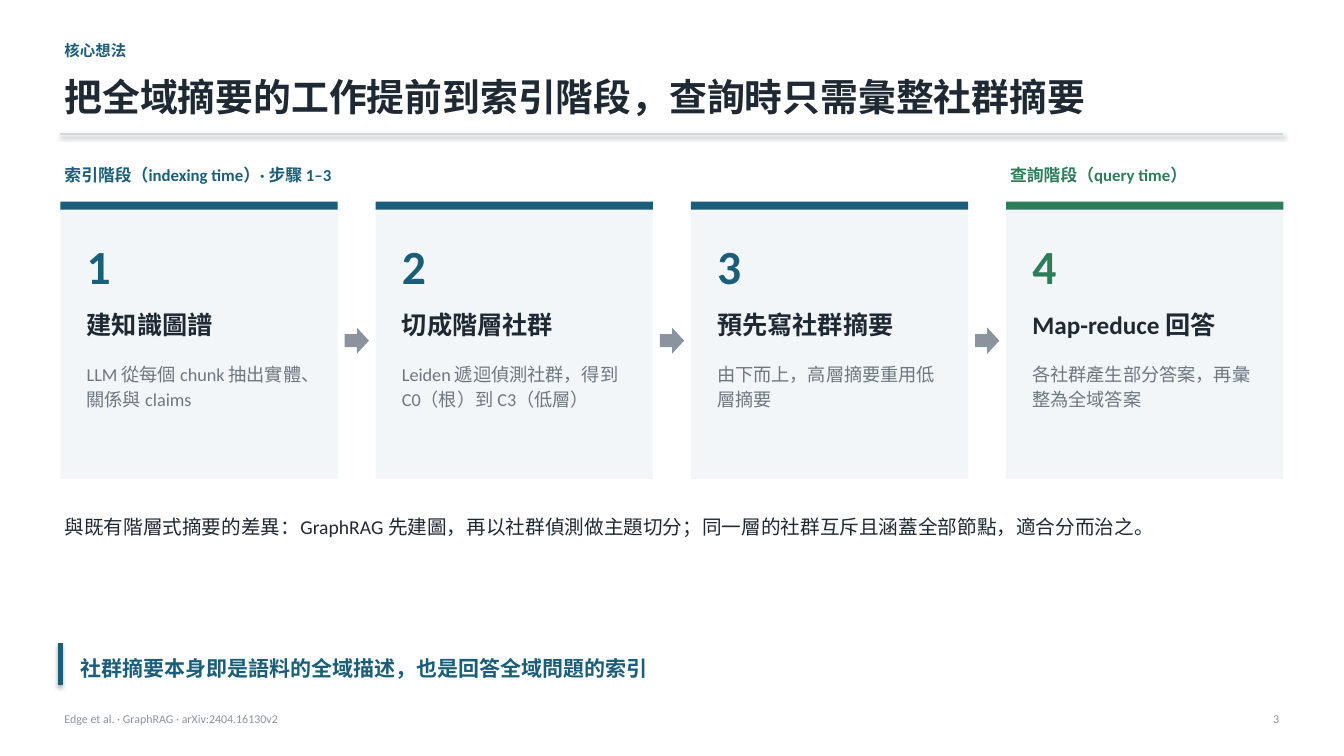
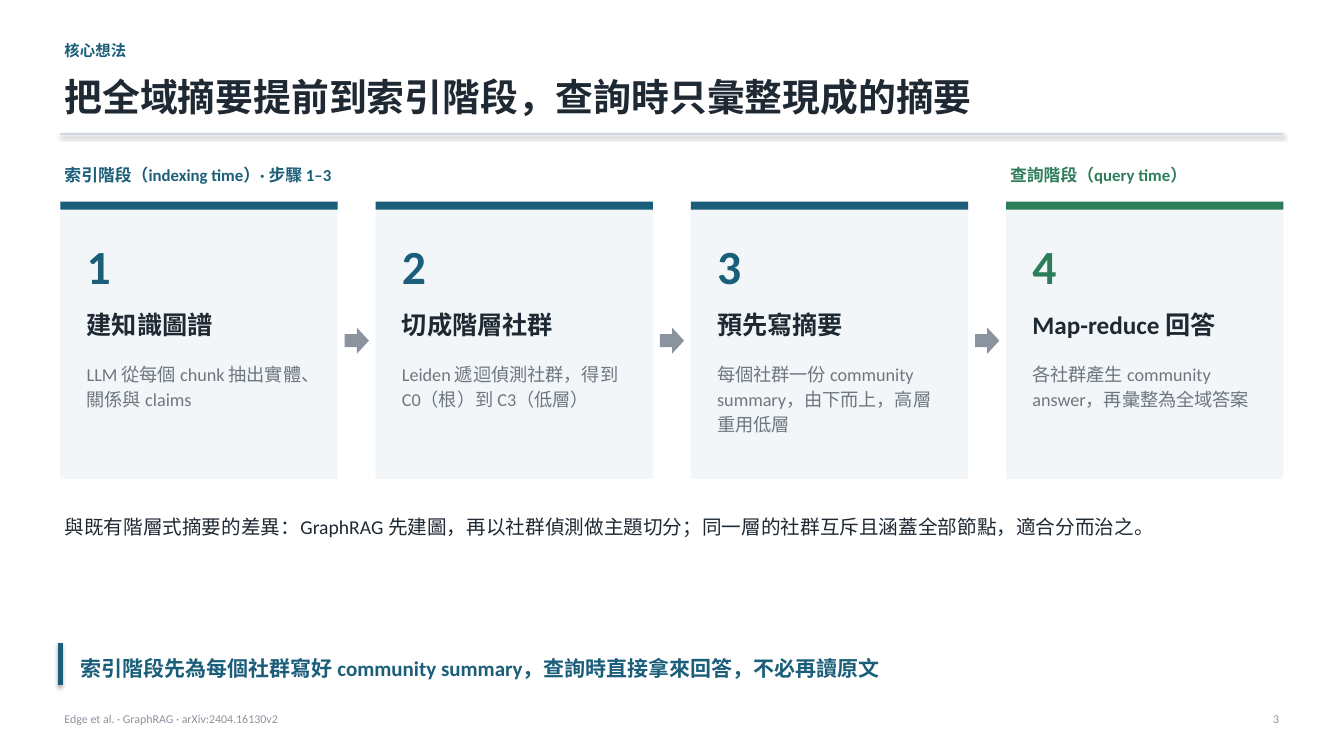
Before and after one commit to Moris-Zhan/CV-RAG-LLM-Papers, a slide deck: slide 3 of RAG/2024_GraphRAG/slides_zh-TW.pptx. Drawn at 1344x756 pixels with LibreOffice and Linux fonts; fonts in the diff are those of the drawing. Boxes give left, top, right and bottom in pixels: in the first picture for what was removed or moved away, otherwise in the second. Text is boxed around its words. In the diff, an @@ line names an element or a change of style, - is before the commit and + after.

```diff
--- a/RAG/2024_GraphRAG/slides_zh-TW.pptx
+++ b/RAG/2024_GraphRAG/slides_zh-TW.pptx
@@ text at [64,78,971,116]: text changed @@
-把全域摘要的工作提前到索引階段，查詢時只需彙整社群摘要
+把全域摘要提前到索引階段，查詢時只彙整現成的摘要
@@ text at [717,312,843,336]: text changed @@
-預先寫社群摘要
+預先寫摘要
@@ text at [717,365,931,433]: text changed @@
-由下而上，高層摘要重用低層摘要
+每個社群一份 community summary，由下而上，高層重用低層
@@ text at [1032,365,1249,408]: text changed @@
-各社群產生部分答案，再彙整為全域答案
+各社群產生 community answer，再彙整為全域答案
@@ text at [81,658,880,680]: text changed @@
-社群摘要本身即是語料的全域描述，也是回答全域問題的索引
+索引階段先為每個社群寫好 community summary，查詢時直接拿來回答，不必再讀原文
```
Also in this commit, not shown: 14 other slides changed, 2 slides added, 14 other files.
